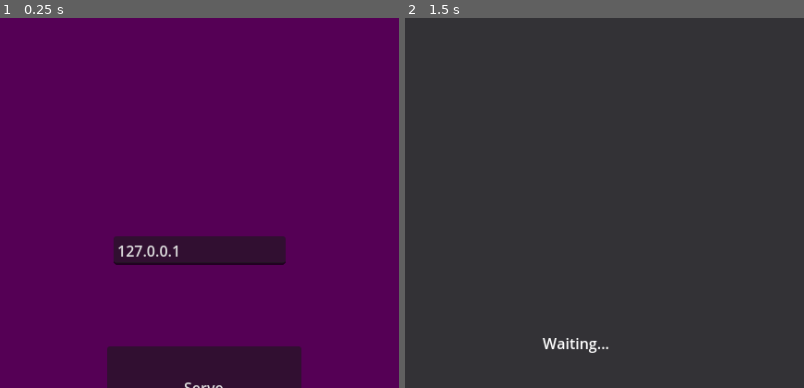
Above: before the commit, frames 1-2 (left to right).
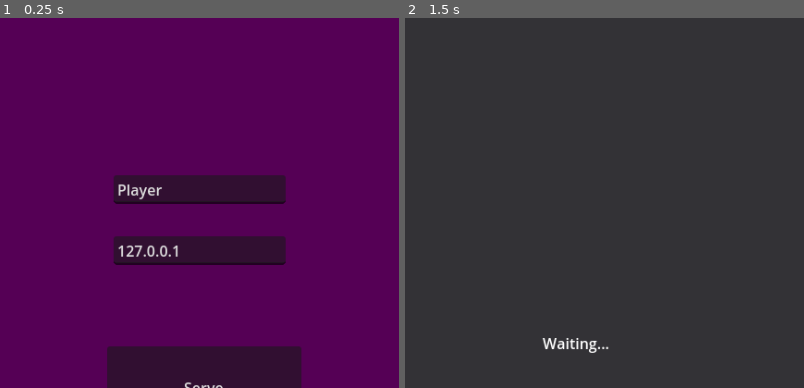
Above: after the commit, the same moments.

Repository: AthertonRoamer/GodotNetworkTest
Game: Godot game, scene res://menu.tscn
Same seed, same stepped clock (60 frames per second), same inputs: the game is played once before the commit and once after it.
Inputs (mouse positions are % of the whole screen's width and height, from its top left):
- Up to frame 1 (0.25 s): no input
- Up to frame 2 (1.5 s): click "Play" at 0.5 s; tap Enter at 1.25 s; move the mouse to (72, 45) at 1.27 s; hold D (player_right) from 1.28 s (still down); click (72, 45) at 1.35 s
The pictures show only the part of the screen within x 25-75%, y 0-50%; the shares and areas given below are measured in that part.

The runs differ from the first frame. In frame 1, 3.4% of the frame differs, in the area x 28-72%, y 42-51%; in frame 2, nothing differs.

Commit message:
completed intial form of lobby and lan gameplay

Diff:
--- a/NetTest/data/data.gd
+++ b/NetTest/data/data.gd
@@ -3,4 +3,6 @@
 var is_server := false
 var ip : String
 var server_port := 3000
-var max_players := 2
+var players := 2
+var player_name := ""
+var spawn : spawn_config
--- a/NetTest/data/game.gd
+++ b/NetTest/data/game.gd
@@ -4,9 +4,52 @@
 
 var world : Node
 
-var player_info := []
+var player_info := {}
 
 var players := 0
+var spawns := []
+
+
+
+func _ready():
+	var sc1 = spawn_config.new()
+	sc1.num = 1
+	sc1.spawn_pos = Vector2(200, 200)
+	var sc2 = spawn_config.new()
+	sc1.num = 2
+	sc1.spawn_pos = Vector2(200, 600)
+	spawns = [sc1, sc2]
+
+
+func preconfigure_game(full_player_info):
+	player_info = full_player_info
+
+	#create self
+	var my_p = player_scene.instantiate()
+	var my_id = get_tree().get_multiplayer().get_unique_id()
+	var my_info = player_info[my_id]
+	my_p.name = str(my_id)
+	my_p.set_multiplayer_authority(my_id)
+	my_p.player_name = my_info["player_name"]
+	my_p.player_num = my_info["spawn"].num
+	my_p.position = my_info["spawn"].spawn_pos
+	world.add_child(my_p)
+
+	#create others
+	for p in player_info:
+		if p == my_id:
+			continue
+		var player = player_scene.instantiate()
+		var p_info = player_info[p]
+		player.set_name(str(p))
+		player.set_multiplayer_authority(p)
+		player.player_name = p_info["player_name"]
+		player.player_num = p_info["spawn"].num
+		player.position = p_info["spawn"].spawn_pos
+		player.active = false
+		world.add_child(player)
+
+	Lobby.submit_done_preconfiguring()
 
 func add_player(id):
 	players += 1
--- a/NetTest/data/lobby.gd
+++ b/NetTest/data/lobby.gd
@@ -1,10 +1,12 @@
 extends Node
 
 var my_info := {}
+var players_joined := 0
+var players_finished_preconfiguring := 0
 
 func start_server():
 	var peer = ENetMultiplayerPeer.new()
-	var err = peer.create_server(Data.server_port, Data.max_players)
+	var err = peer.create_server(Data.server_port, Data.players)
 	print("server err: " + str(err))
 	get_tree().get_multiplayer().multiplayer_peer = peer
 #	get_tree().set_multiplayer(peer)
@@ -22,13 +24,59 @@
 	print("client err: " + str(err))
 	get_tree().get_multiplayer().multiplayer_peer = peer
 #	get_tree().set_multiplayer(peer)
-
+#	connect signals to functions
 	var mult = get_tree().get_multiplayer()
 	mult.peer_connected.connect(_player_connected)
 	mult.peer_disconnected.connect(_player_disconnected)
 	mult.connected_to_server.connect(_connected_to_server)
 	mult.connection_failed.connect(_connection_failed)
 	mult.server_disconnected.connect(_server_disconnected)
+
+func _connected_to_server():
+	print("reached server")
+	my_info["player_name"] = Data.player_name
+	rpc_id(1, "register_player", my_info)
+
+@rpc("any_peer")
+func register_player(info):
+	if Data.is_server:
+		var id = get_tree().get_multiplayer().get_remote_sender_id()
+		players_joined += 1
+		info["player_name"] = Data.player_name
+		for s in Game.spawns:
+			if !s.taken:
+				s.taken = true
+				rpc("set_spawn", s)
+				info["spawn"] = s
+				break
+		Game.player_info[id] = info
+		if players_joined == Data.players:
+			rpc("lobby_preconfigure_game", Game.player_info)
+
+@rpc
+func set_spawn(s : spawn_config):
+	Data.spawn = s
+
+
+@rpc
+func lobby_preconfigure_game(full_player_info):
+	print("we've been told to preconfigure")
+	get_tree().paused = true
+	Game.preconfigure_game(full_player_info)
+
+func submit_done_preconfiguring():
+	rpc_id(1, "done_preconfiguring")
+
+@rpc("any_peer")
+func done_preconfiguring():
+	if Data.is_server:
+		players_finished_preconfiguring += 1
+		if players_finished_preconfiguring == players_joined:
+			rpc("start_game")
+
+@rpc
+func start_game():
+	get_tree().paused = false
 
 
 func _player_connected(id : int):
@@ -37,24 +85,11 @@
 #	if Data.is_server:
 #		rpc_id(id, "lobby_preconfigure_game")
 
-@rpc
-func lobby_preconfigure_game():
-	print("we've been told to preconfigure")
-	Game.add_player(1)
 
-@rpc("any_peer")
-func register_player(info):
-	if Data.is_server:
-		var id = get_tree().get_multiplayer().get_remote_sender_id()
-#		Game.player_info[id] = info
-		rpc("lobby_preconfigure_game")
 
 func _player_disconnected(id : int):
 	pass
 
-func _connected_to_server():
-	print("reached server")
-	rpc("register_player", my_info)
 
 func _server_disconnected():
 	print("lost connection to server")
--- a/NetTest/data/menu.gd
+++ b/NetTest/data/menu.gd
@@ -10,4 +10,5 @@
 func _on_play_pressed():
 	Data.is_server = false
 	Data.ip = $LineEdit.text
+	Data.player_name = $LineEdit2.text
 	get_tree().change_scene_to_packed(w)
--- /dev/null
+++ b/NetTest/data/spawn_config.gd
@@ -0,0 +1,10 @@
+class_name spawn_config
+
+extends Object
+
+var num := 0
+var spawn_pos := Vector2.ZERO
+var taken = false
+
+func _init():
+	pass
--- a/NetTest/menu.tscn
+++ b/NetTest/menu.tscn
@@ -48,5 +48,13 @@
 offset_bottom = 267.0
 text = "127.0.0.1"
 
+[node name="LineEdit2" type="LineEdit" parent="."]
+layout_mode = 0
+offset_left = 337.0
+offset_top = 170.0
+offset_right = 523.0
+offset_bottom = 201.0
+text = "Player"
+
 [connection signal="pressed" from="Serve" to="." method="_on_serve_pressed"]
 [connection signal="pressed" from="Play" to="." method="_on_play_pressed"]
--- a/NetTest/missile/missile.gd
+++ b/NetTest/missile/missile.gd
@@ -4,7 +4,7 @@
 var speed := 4
 var dir := Vector2.UP
 
-var free_distance := 1000
+var free_distance := 1500
 
 func _process(_delta):
 	for a in get_overlapping_bodies():
--- a/NetTest/player.tscn
+++ b/NetTest/player.tscn
@@ -29,4 +29,10 @@
 
 [node name="Timer" type="Timer" parent="Label"]
 
+[node name="NameDisplay" type="Label" parent="."]
+offset_left = -34.0
+offset_top = 38.0
+offset_right = 73.0
+offset_bottom = 61.0
+
 [connection signal="timeout" from="Label/Timer" to="Label" method="_on_timer_timeout"]
--- a/NetTest/player/player.gd
+++ b/NetTest/player/player.gd
@@ -4,6 +4,9 @@
 
 @export var player_num := 1
 @export var active := true
+@export var player_name := "Player"
+
+var spawn : spawn_config
 
 
 var up : bool
@@ -18,39 +21,63 @@
 func _ready():
 	if player_num == 2:
 		$Sprite2D.texture = load("res://art/filler_player2.png")
+	$NameDisplay.text = player_name
 
 func _integrate_forces(s):
+	var lv : Vector2
+
 	if active:
-		var lv : Vector2
-
 		up = Input.is_action_pressed("player_up")
 		down = Input.is_action_pressed("player_down")
 		left = Input.is_action_pressed("player_left")
 		right = Input.is_action_pressed("player_right")
 		fire = Input.is_action_just_pressed("player_fire")
+		fire_direction = position.direction_to(get_global_mouse_position())
+		rpc("set_up", up)
+		rpc("set_down", down)
+		rpc("set_right", right)
+		rpc("set_left", left)
+		rpc("set_fire", fire)
+		rpc("set_fire_direction", fire_direction)
 
-		fire_direction = position.direction_to(get_global_mouse_position())
+	if up:
+		lv.y -= 1
+	if down:
+		lv.y += 1
+	if left:
+		lv.x -= 1
+	if right:
+		lv.x += 1
+	if fire:
+		print("firing")
+		Game.world.add_bullet(position + 32 * fire_direction, player_num, fire_direction)
 
-		if up:
-			lv.y -= 1
-		if down:
-			lv.y += 1
-		if left:
-			lv.x -= 1
-		if right:
-			lv.x += 1
-		if fire:
-			print("firing")
-			Game.world.add_bullet(position + 32 * fire_direction, player_num, fire_direction)
+	lv = lv.normalized()
 
-		lv = lv.normalized()
+	lv *= SPEED
 
-		lv *= SPEED
-
-		s.set_linear_velocity(lv)
+	s.set_linear_velocity(lv)
 
 
 func hit():
 	hits += 1
 	prints(str(player_num)+":", "hit")
 	$Label.alert("hit: " + str(hits))
+
+func set_up(b):
+	up = b
+
+func set_down(b):
+	down = b
+
+func set_right(b):
+	right = b
+
+func set_left(b):
+	left = b
+
+func set_fire(b):
+	fire = b
+
+func set_fire_direction(v):
+	fire_direction = v
